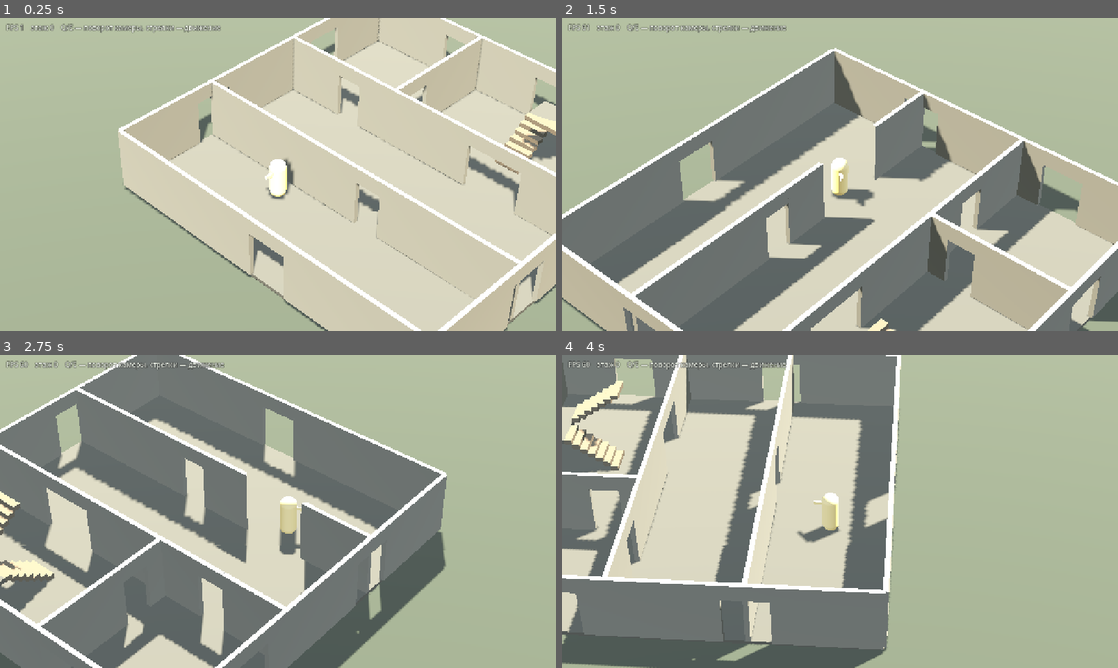
Above: before the commit, frames 1-4 (two rows, left to right).
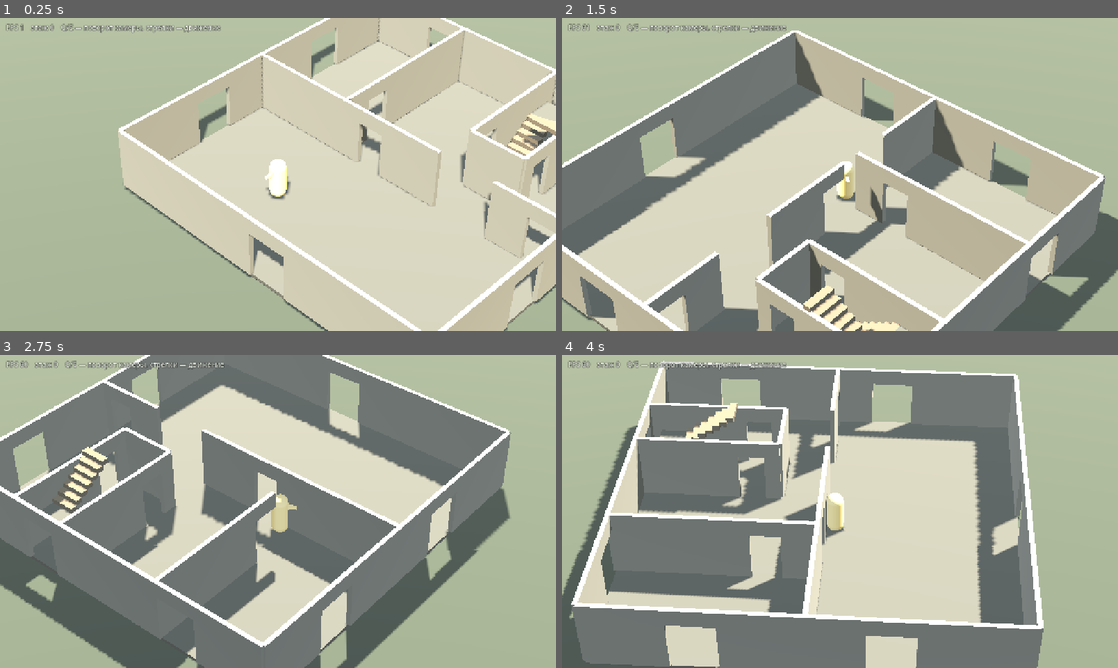
Above: after the commit, the same moments.

Repository: SashkoSoft/Godot_skilled
Game: Godot game, scene res://main.tscn
Same seed, same stepped clock (60 frames per second), same inputs: the game is played once before the commit and once after it.
Inputs:
- Up to frame 1 (0.25 s): no input
- Up to frame 2 (1.5 s): hold Right (ui_right) 0.53-1.28 s; hold Q 0.53-1.28 s; hold Down (ui_down) from 1.28 s (still down); tap E at 1.35 s
- Up to frame 3 (2.75 s): release Down (ui_down) at 2.03 s; hold Right (ui_right) from 2.03 s (still down); hold Q from 2.03 s (still down)
- Up to frame 4 (4 s): release Right (ui_right) at 2.78 s; release Q at 2.78 s; hold Up (ui_up) 2.78-3.53 s; tap E at 2.85 s; hold Left (ui_left) from 3.53 s (still down); hold Q from 3.53 s (still down)

The runs differ from the first frame. In frame 1, 7.0% of the frame differs, in the area x 37-100%, y 2-97%; in frame 2, 48%; in frame 3, 48%; in frame 4, 65%, in the area x 0-87%, y 0-100%.

Commit message:
Планировка подъезда: общая лестничная клетка и квартиры
Дом переделан из «одной большой коробки» в секцию жилого дома:
- подъезд — полоса от торцевой стены до квартир, отделённая стенами;
- лестничная площадка на каждом этаже перед маршами;
- с площадки — двери в квартиры слева и справа;
- в торце подъезда вход с улицы (на верхних этажах — окно клетки);
- внутри квартир перегородки с дверными проёмами.

Автотест проходит весь сценарий: из комнаты через квартиру и входную
дверь на площадку, по маршам с разворотами до верхнего этажа и обратно
в квартиру.

Co-Authored-By: Claude Opus 5 (1M context) <noreply@anthropic.com>
Claude-Session: https://claude.ai/code/session_01FPrhjLxAG2mJUWcS5VWYtY

Diff:
--- a/game/building.gd
+++ b/game/building.gd
@@ -19,6 +19,9 @@
 const FLIGHT_RUN := 2.2       ## горизонтальная длина одного марша
 const FLIGHT_W := 1.2         ## ширина марша
 const STEPS_PER_FLIGHT := 7
+const BAY_Z_LANDING := -2.0   ## где кончается подъезд: за ним квартира
+const APT_DOOR_Z := -3.2      ## двери квартир — на этажной площадке
+const FLAT_DOOR_W := 1.1
 const DOOR_W := 1.2
 const DOOR_H := 2.1
 
@@ -110,18 +113,35 @@
 	_slab(f, false)                    # пол этажа
 
 	var half := SIZE * 0.5
-	# Внешние стены: одна сплошная, остальные с оконными проёмами.
+	var bay_mid := (BAY_X0 + BAY_X1) * 0.5
+
+	# Внешние стены. В торце подъезда — вход с улицы (на первом этаже)
+	# и окно лестничной клетки на остальных.
 	_wall_run(f, Vector3(-half, y, 0), Vector3(0, 0, 1), SIZE, [Vector2(-4.0, 1.8), Vector2(3.0, 1.8)])
 	_wall_run(f, Vector3(half, y, 0), Vector3(0, 0, 1), SIZE, [Vector2(-4.5, 1.8), Vector2(2.5, 1.8)])
-	_wall_run(f, Vector3(0, y, -half), Vector3(1, 0, 0), SIZE, [Vector2(-3.0, 1.8), Vector2(2.0, 1.8)])
+	_wall_run(f, Vector3(0, y, -half), Vector3(1, 0, 0), SIZE,
+			[Vector2(-4.0, 1.8), Vector2(bay_mid, 1.6)])
 	_wall_run(f, Vector3(0, y, half), Vector3(1, 0, 0), SIZE, [Vector2(0.5, 1.8)])
 
-	# Внутренние перегородки. Проём напротив лестницы обязателен:
-	# иначе к ней просто не подойти.
-	_wall_run(f, Vector3(0, y, -2.0), Vector3(1, 0, 0), SIZE,
-			[Vector2(-4.5, DOOR_W), Vector2((BAY_X0 + BAY_X1) * 0.5, BAY_X1 - BAY_X0)], true)
-	_wall_run(f, Vector3(0, y, 3.0), Vector3(1, 0, 0), SIZE, [Vector2(1.0, DOOR_W)], true)
-	_wall_run(f, Vector3(-2.0, y, -5.0), Vector3(0, 0, 1), 6.0, [Vector2(1.5, DOOR_W)], true)
+	# --- Подъезд: общая лестничная клетка + этажная площадка ---
+	# Полоса x[BAY_X0..BAY_X1] от торцевой стены до z = BAY_Z_LANDING.
+	var bay_len := BAY_Z_LANDING + half
+	var bay_center_z := (-half + BAY_Z_LANDING) * 0.5
+	# Стены подъезда с входными дверями в квартиры.
+	_wall_run(f, Vector3(BAY_X0, y, bay_center_z), Vector3(0, 0, 1), bay_len,
+			[Vector2(APT_DOOR_Z - bay_center_z, FLAT_DOOR_W)], true)
+	_wall_run(f, Vector3(BAY_X1, y, bay_center_z), Vector3(0, 0, 1), bay_len,
+			[Vector2(APT_DOOR_Z - bay_center_z, FLAT_DOOR_W)], true)
+	# Торец подъезда — глухая стена, отделяющая его от квартиры.
+	_wall_run(f, Vector3(bay_mid, y, BAY_Z_LANDING), Vector3(1, 0, 0),
+			BAY_X1 - BAY_X0, [] as Array[Vector2], true)
+
+	# --- Перегородки внутри квартир ---
+	# Левая квартира
+	_wall_run(f, Vector3(-3.0, y, 0.0), Vector3(1, 0, 0), 10.0, [Vector2(1.5, DOOR_W)], true)
+	_wall_run(f, Vector3(-3.0, y, -4.0), Vector3(0, 0, 1), 8.0, [Vector2(2.0, DOOR_W)], true)
+	# Правая квартира
+	_wall_run(f, Vector3(6.3, y, 0.0), Vector3(1, 0, 0), 3.4, [Vector2(0.6, DOOR_W)], true)
 
 	if f > 0:
 		_stairwell_hole(f)
--- a/game/main.gd
+++ b/game/main.gd
@@ -143,8 +143,10 @@
 			_:
 				# путь по лестничной клетке: два марша с разворотом на каждый этаж
 				_route = [
-					Vector3(1.0, 0, 3.4),
-					Vector3(3.3, 0, -1.5),
+					Vector3(-1.5, 0, 2.0),     # к проёму в перегородке квартиры
+					Vector3(-1.5, 0, -1.5),    # прошли в прихожую
+					Vector3(1.2, 0, -3.2),     # входная дверь квартиры
+					Vector3(3.3, 0, -3.2),     # вышли на этажную площадку
 				]
 				for f in _floors - 1:
 					var y := f * 3.0
@@ -152,6 +154,11 @@
 					_route.append(Vector3(2.6, y + 1.5, -6.6))    # промежуточная площадка
 					_route.append(Vector3(4.0, y + 1.5, -6.6))    # разворот на второй марш
 					_route.append(Vector3(4.0, y + 3.0, -4.3))    # выход на следующий этаж
+				# на верхнем этаже — войти в квартиру с площадки
+				var top := (_floors - 1) * 3.0
+				_route.append(Vector3(3.3, top, -3.2))            # к двери квартиры
+				_route.append(Vector3(1.0, top, -3.2))            # вошли в квартиру
+				_route.append(Vector3(-1.5, top, -1.0))           # прошли вглубь
 		player.auto_target = _route[0]
 
 	occ = Occlusion.new()
